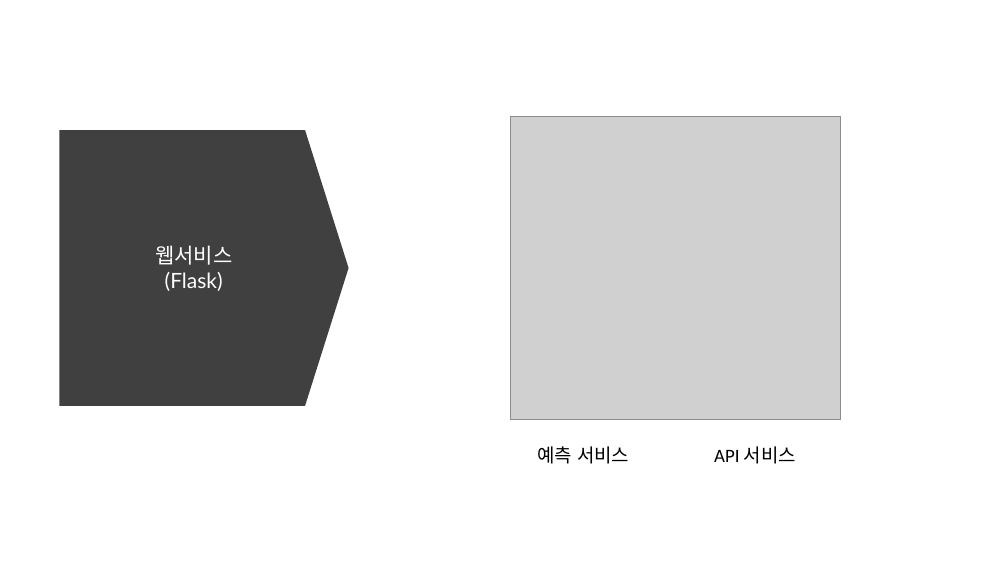
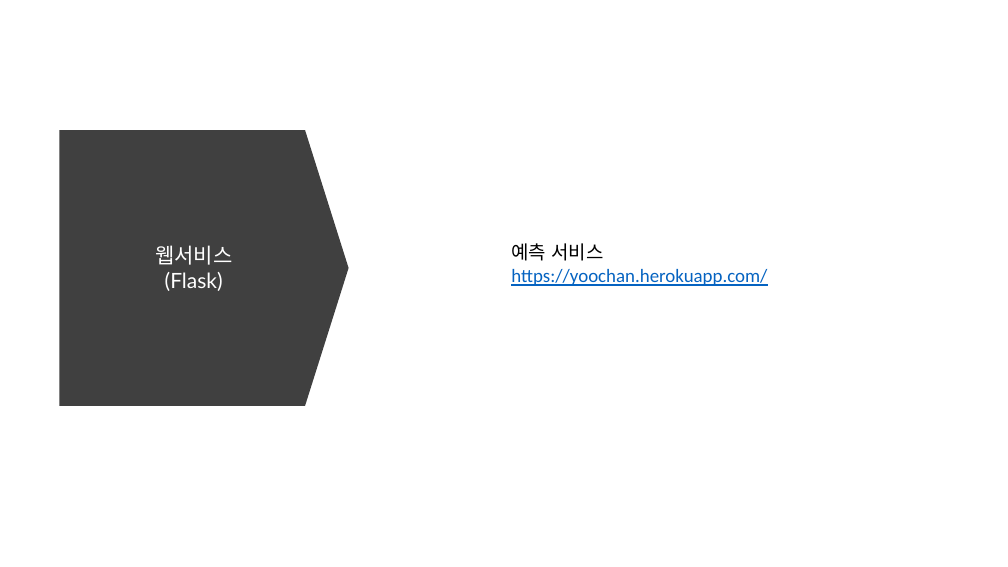
Before and after one commit to JIN-YOOCHAN/IPO_project, a slide deck: slide 9 of IPO_Project 준비과정.pptx. Drawn at 1008x567 pixels with LibreOffice and Linux fonts; fonts in the diff are those of the drawing; grey boxes stand for pictures. Boxes give left, top, right and bottom in pixels: in the first picture for what was removed or moved away, otherwise in the second. Text is boxed around its words. In the diff, an @@ line names an element or a change of style, - is before the commit and + after.

Commit message:
ipo

```diff
--- a/IPO_Project 준비과정.pptx
+++ b/IPO_Project 준비과정.pptx
@@ picture removed at <box>511,116,841,420</box> @@
@@ text "예측 서비스": place and size @@
-text "예측 서비스" at <box>537,446,629,464</box>
+text "예측 서비스" at <box>511,243,767,286</box>
@@ text at <box>511,269,767,286</box>: paragraph added @@
+https://yoochan.herokuapp.com/
@@ text removed at <box>714,446,796,464</box> @@
-API 서비스
```
